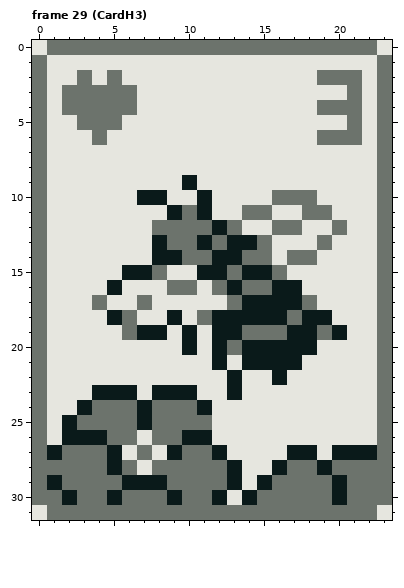
File history of a pixel-art file, assets/atlas/card.aseprite. Above: the version before the commit.
24x32 pixels, 60 frames. Shown: frame 29 (CardH3).
After the commit:
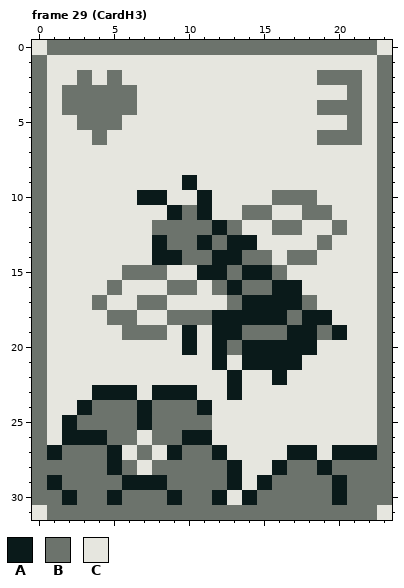
Palette (. is transparent): A #0a1a1a  B #6c736c  C #e6e6df
Change:
--- frame 29 (CardH3), layer "face"
@@ x 3..17 @@
 12 CCCCCBBBBABCCBB
-13 CCCCCABBABAABCC
+13 CCCCCABBABAACCC
 14 CCCCCAABBAABBCB
-15 CCCAABCCAABAABC
-16 CCACCCBBCBABBAA
-17 CBCCBCCCCCBAAAA
-18 CCABCCACBAAAAAB
-19 CCCBAACACAABBBA
+15 CCCBBBCCAABAABC
+16 CCBCCCBBCBABBAA
+17 CBCCBBCCCCBAAAA
+18 CCBBCCBBBAAAAAB
+19 CCCBBBCACAABBBA
 20 CCCCCCCACABAAAA
